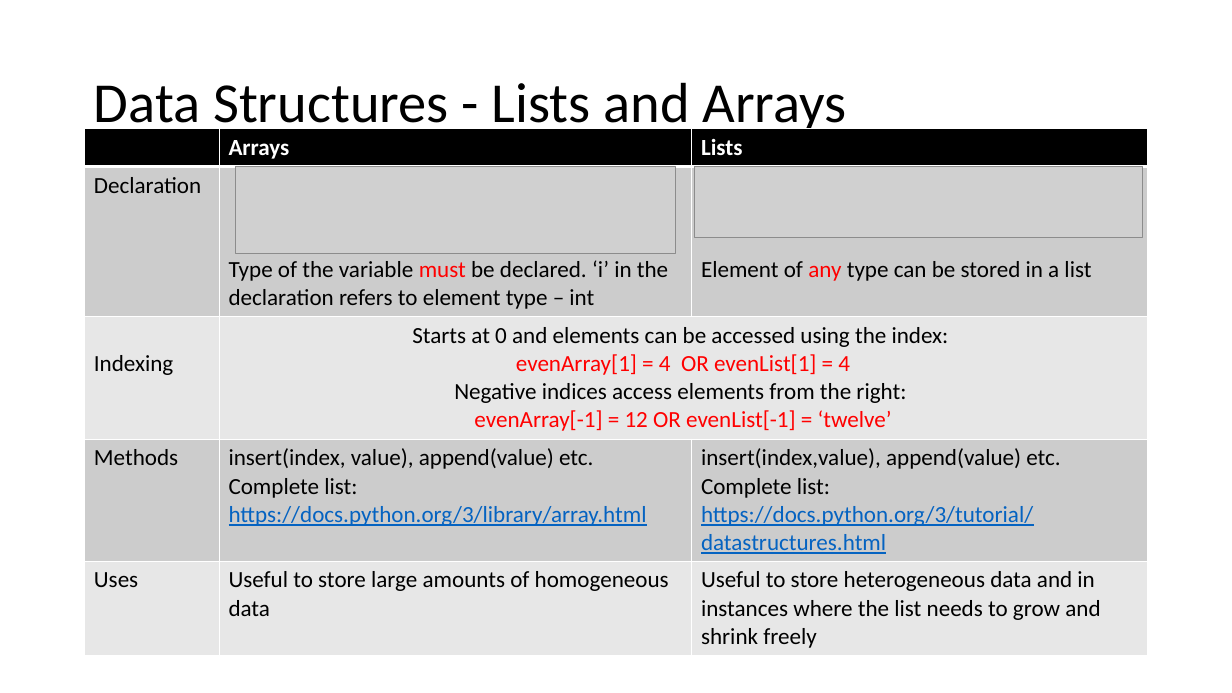
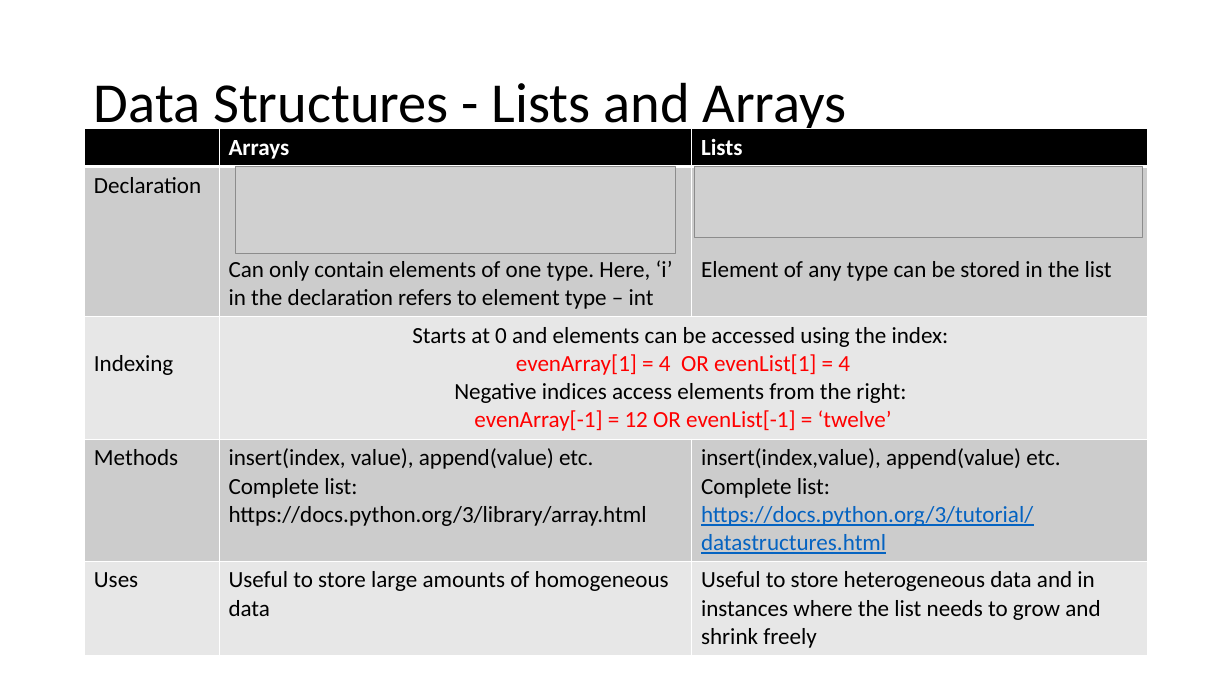
Before and after one commit to EmoryPython/Lab, a slide deck: slide 15 of lecture/Python Programing.pptx. Drawn at 1232x693 pixels with LibreOffice and Linux fonts; fonts in the diff are those of the drawing; grey boxes stand for pictures. Boxes give left, top, right and bottom in pixels: in the first picture for what was removed or moved away, otherwise in the second. Text is boxed around its words. In the diff, an @@ line names an element or a change of style, - is before the commit and + after.

Commit message:
updated

```diff
--- a/lecture/Python Programing.pptx
+++ b/lecture/Python Programing.pptx
@@ table at bbox=[85, 129, 1148, 652] @@
-row 2, column 2: Type of the variable must be declared. ‘i’ in the declaration refers to element type – int
+row 2, column 2: Can only contain elements of one type. Here, ‘i’ in the declaration refers to element type – int
-row 2, column 3: Element of any type can be stored in a list
+row 2, column 3: Element of any type can be stored in the list
@@ text colour #0563C1 to #000000, underline off in "https://docs.python.org/3/library/array.html" @@
```
Also in this commit, not shown: 5 other slides changed.
